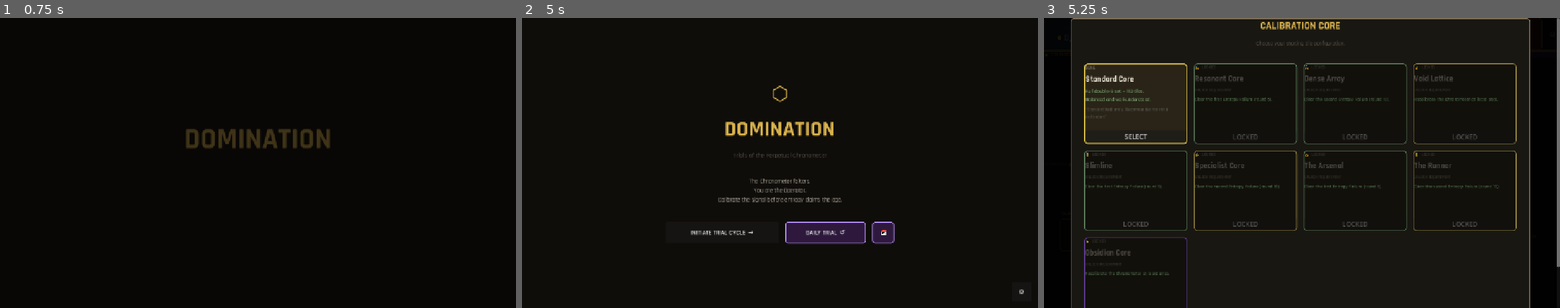
Above: before the commit, frames 1-3 (left to right).
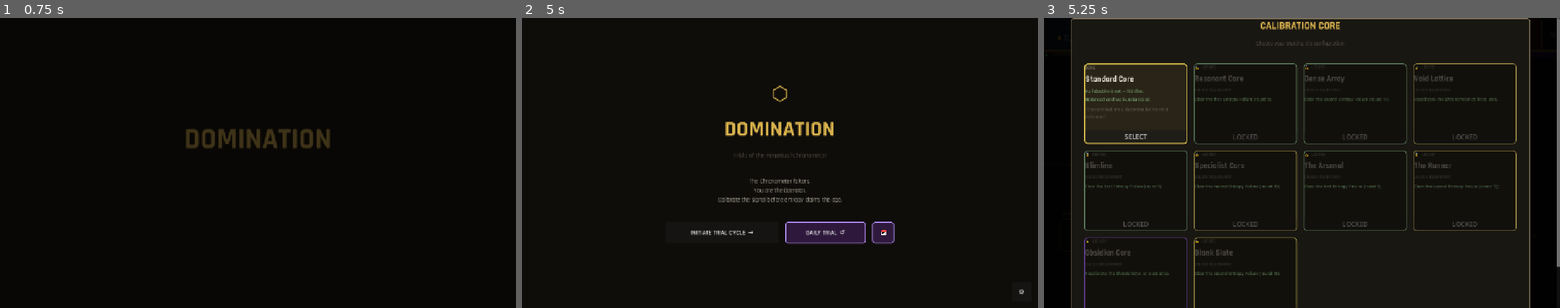
Above: after the commit, the same moments.

Repository: miguelgdoval/domination-godot
Game: Godot game, scene res://scenes/splash.tscn
Same seed, same stepped clock (60 frames per second), same inputs: the game is played once before the commit and once after it.
Inputs (mouse positions are in pixels of both pictures, inside the frame that each line leads up to):
- Up to frame 1 (0.75 s): tap Enter at 0.5, 0.6 s; move the mouse to (371, 148) at 0.52 s; hold D from 0.53 s (still down); click (371, 148) at 0.67 s
- Up to frame 2 (5 s): tap Space at 0.77 s; release D at 1.25 s; click "▶ Play Pulse" at 1.25 s; click "▶ Play Pulse" at 2 s; click "⚙" at 2.75 s; click "↩ Undo" at 3.5 s; click "Discard (0)" at 4.25 s
- Up to frame 3 (5.25 s): click "INITIATE TRIAL CYCLE →" at 5 s

Frames 1-2 are identical in both runs. In frame 3, 0.4% of the frame differs, in the area x 29-50%, y 75-100%.

Commit message:
Blank Slate core (10th) + Stand button entrance pulse
Closes out the GDD-planned core roster (8 of 8) plus the three legacy
extras (Resonant / Dense / Void), bringing the calibration core total
to 10. Plus a small polish: the Stand button now pulses when it first
becomes visible so the player notices the new action.

Blank Slate (Ivory, slot 9)
---------------------------
Box: standard double-9 ×2 + 2 extra copies of every tile that has at
least one 0-pip face = 130 tiles. Roughly half the box has a blank
face, making blanks the primary scoring axis for this core.

Pre-equipped: Null Recoder (BLANK_TO_CHIPS, +3 chips per blank face).
The module turns the blank-heavy box into a real engine instead of a
liability. Players who chase the blank build get further upgrades
(Zero-Point Array / Resonant Null) at the shop.

Target scale 95% to compensate for slightly tighter scoring (most
tiles have lower total pips than a standard tile).

Unlock: clear the second Entropy Failure (round 10).

Stand button entrance pulse
---------------------------
Stand silently appeared once the chronos target was met — easy to
miss when a player's eyes are on the chain. Now it pops in: scale
0.7 → 1.10 → 1.0 with TRANS_BACK ease, brief gold flash via modulate,
plus a `round_clear` SFX cue.

The pulse only fires on the visibility transition (off → on), tracked
via a local `was_visible` snapshot in the action-bar refresh — it
doesn't loop or repeat across refreshes when the button stays visible.

Co-Authored-By: Claude Opus 4.7 <noreply@anthropic.com>

Diff:
--- a/scenes/main.gd
+++ b/scenes/main.gd
@@ -1201,6 +1201,26 @@
 		return false
 	return true
 
+## One-shot pulse on the Stand button the first time it becomes visible
+## within a round — bigger entrance, gold flash, then settles. Player
+## who's been head-down on chain building gets a clear "new option" cue.
+func _pulse_stand_button() -> void:
+	if _btn_stand == null or not is_instance_valid(_btn_stand):
+		return
+	_btn_stand.pivot_offset = _btn_stand.size * 0.5
+	_btn_stand.scale = Vector2(0.7, 0.7)
+	_btn_stand.modulate = Color(1.5, 1.4, 0.9)
+	var t := create_tween().set_parallel(true)
+	t.tween_property(_btn_stand, "scale", Vector2(1.10, 1.10), 0.18) \
+		.set_trans(Tween.TRANS_BACK).set_ease(Tween.EASE_OUT)
+	t.tween_property(_btn_stand, "modulate", Color.WHITE, 0.32) \
+		.set_trans(Tween.TRANS_SINE).set_ease(Tween.EASE_IN)
+	var settle := create_tween()
+	settle.tween_interval(0.18)
+	settle.tween_property(_btn_stand, "scale", Vector2.ONE, 0.22) \
+		.set_trans(Tween.TRANS_SPRING).set_ease(Tween.EASE_OUT)
+	AudioManager.play_sfx("round_clear")
+
 ## Update the inline Stand hint whenever the action bar refreshes.
 ## Hidden unless the Stand button itself is visible.
 func _refresh_stand_hint() -> void:
@@ -2259,8 +2279,15 @@
 	# Stand becomes available the moment the round target is met. Player
 	# can keep extending for tier bonuses / directives, or lock in here.
 	if _btn_stand != null:
-		_btn_stand.visible  = _rm.chronos >= _rm.target and _rm.hands_remaining > 0
-		_btn_stand.disabled = not _btn_stand.visible
+		var was_visible: bool = _btn_stand.visible
+		var should_show: bool = _rm.chronos >= _rm.target and _rm.hands_remaining > 0
+		_btn_stand.visible  = should_show
+		_btn_stand.disabled = not should_show
+		# First-time appearance pulse: draw the player's eye to the new
+		# action without forcing a tutorial popup. Only pulses on the
+		# transition (off → on), not every refresh.
+		if should_show and not was_visible:
+			_pulse_stand_button()
 		_refresh_stand_hint()
 
 	# Pass appears only when truly stuck (anti-softlock).
--- a/scripts/box.gd
+++ b/scripts/box.gd
@@ -29,6 +29,7 @@
 		3: return _create_void()
 		4: return _create_slimline()
 		5: return _create_specialist()
+		9: return _create_blank_slate()
 		_: return create_standard()
 
 ## Resonant Core: only double tiles (0-0 through 9-9), 5 copies each = 50 tiles.
@@ -82,6 +83,24 @@
 	for i in range(Constants.MAX_PIP + 1):
 		for j in range(i, Constants.MAX_PIP + 1):
 			if maxi(i, j) >= 6:
+				box._all_tiles.append(Domino.new(i, j))
+				box._all_tiles.append(Domino.new(i, j))
+	box.replenish()
+	return box
+
+## Blank Slate: standard set ×2 PLUS extra copies of every tile that has
+## a 0-pip face. Effect: ~half the box has at least one blank, making
+## the BLANK_TO_CHIPS module (preloaded by the core profile) the
+## scoring engine. 110 + 20 = 130 tiles.
+static func _create_blank_slate() -> Box:
+	var box := Box.new()
+	for i in range(Constants.MAX_PIP + 1):
+		for j in range(i, Constants.MAX_PIP + 1):
+			box._all_tiles.append(Domino.new(i, j))
+			box._all_tiles.append(Domino.new(i, j))
+			# Tiles with a blank face: +2 extra copies — the box is now
+			# heavily weighted toward zeros.
+			if i == 0 or j == 0:
 				box._all_tiles.append(Domino.new(i, j))
 				box._all_tiles.append(Domino.new(i, j))
 	box.replenish()
--- a/scripts/constants.gd
+++ b/scripts/constants.gd
@@ -5,13 +5,14 @@
 # ---------------------------------------------------------------------------
 # Calibration Cores  (box variants chosen at run start)
 # ---------------------------------------------------------------------------
-const CORE_COUNT: int = 9
+const CORE_COUNT: int = 10
 const CORE_NAMES: Array[String] = [
 	"Standard Core", "Resonant Core", "Dense Array", "Void Lattice",
 	"Slimline", "Specialist Core",
 	"The Arsenal", "The Runner", "Obsidian Core",
-]
-const CORE_RARITIES: Array[int] = [0, 1, 1, 2, 1, 2, 1, 2, 3]
+	"Blank Slate",
+]
+const CORE_RARITIES: Array[int] = [0, 1, 1, 2, 1, 2, 1, 2, 3, 2]
 const CORE_DESCS: Array[String] = [
 	"Full double-9 set — 110 tiles.\nBalanced and well-understood.",
 	"Doubles only (0-0 through 9-9) — 50 tiles.\nEvery tile resonates. Multipliers run wild.",
@@ -22,6 +23,7 @@
 	"Standard set + 2 Bone modules pre-equipped.\nHit the ground running.",
 	"Standard set, +4 starting Monedas, +1 directive slot.\nContract specialist build.",
 	"Standard set + 1 Obsidian module pre-equipped.\nShop prices +2. Power has its cost.",
+	"Blank-heavy box (130 tiles) + Null Recoder pre-equipped.\nZeroes become your strongest signal.",
 ]
 const CORE_LORES: Array[String] = [
 	"\"Standard field array. Recommended for initial calibration.\"",
@@ -33,9 +35,10 @@
 	"\"Pre-loaded with field gear. The Operator does not improvise.\"",
 	"\"A backchannel kit. The Copper Guild knows your name.\"",
 	"\"The Renegade Mechanic's signature. The Archiver would disapprove.\"",
+	"\"The Chronometer found signal in the silence first.\"",
 ]
 ## Score target scale (applied as target × scale / 100).
-const CORE_TARGET_SCALE: Array[int] = [100, 160, 65, 90, 85, 130, 110, 100, 110]
+const CORE_TARGET_SCALE: Array[int] = [100, 160, 65, 90, 85, 130, 110, 100, 110, 95]
 
 ## Unlock gates per core. Index 0 is the starter — always unlocked, the
 ## description is just for completeness. The other entries say what the
@@ -53,6 +56,7 @@
 	{ "type": "best_round", "value": 5,  "label": "Clear the first Entropy Failure (round 5)." },
 	{ "type": "best_round", "value": 10, "label": "Clear the second Entropy Failure (round 10)." },
 	{ "type": "wins",       "value": 1,  "label": "Recalibrate the Chronometer at least once." },
+	{ "type": "best_round", "value": 10, "label": "Clear the second Entropy Failure (round 10)." },
 ]
 
 ## Per-core "profile": a small dict describing extra starting state that
@@ -75,6 +79,7 @@
 	{"start_modules": ["brass_gear", "copper_coil"]},            # Arsenal
 	{"start_monedas": 4, "start_directives": 3},                 # Runner
 	{"start_modules": ["the_dominator"], "shop_price_delta": 2}, # Obsidian
+	{"start_modules": ["null_recoder"]},                         # Blank Slate
 ]
 
 # ---------------------------------------------------------------------------
